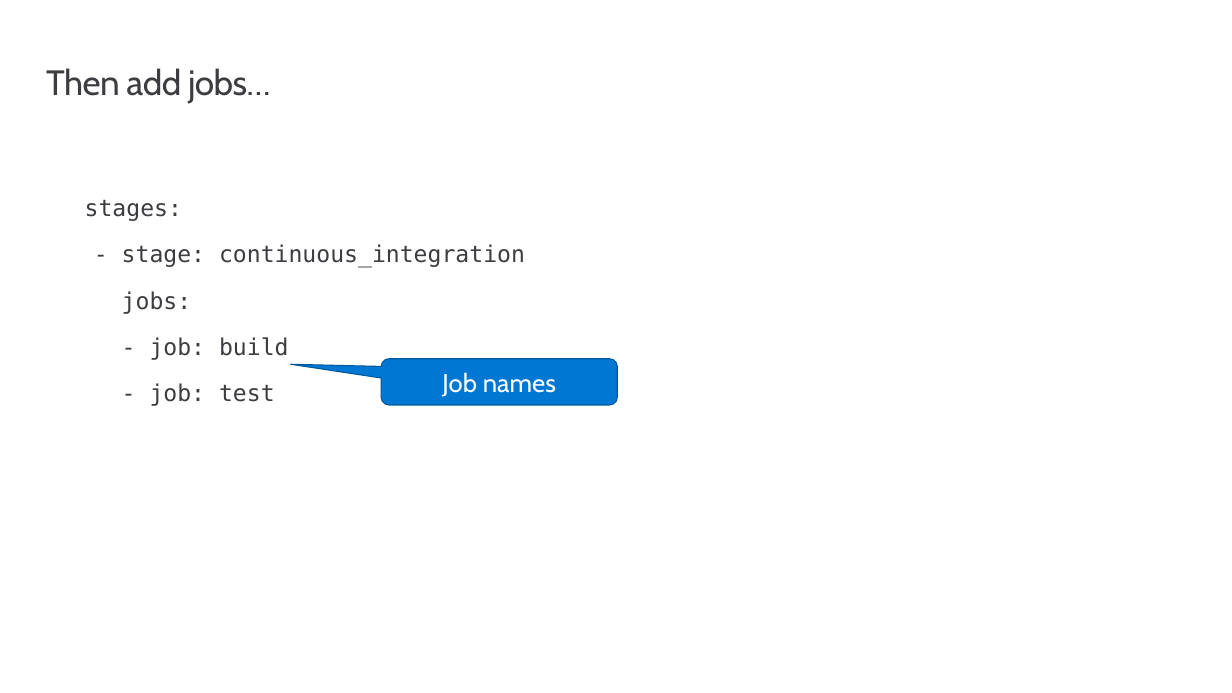
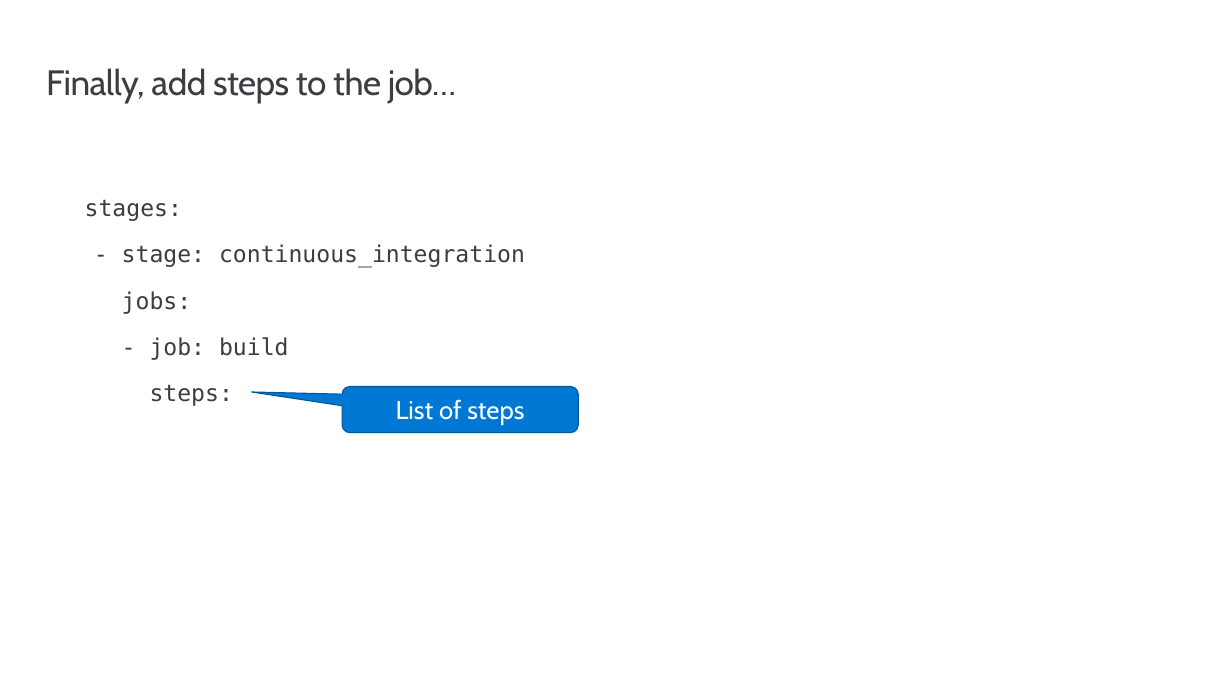
Before and after one commit to msusdev/Azure-pipelines-with-GitHub, a slide deck: slide 42 of Presentations/Introduction to Azure Pipelines/Introduction to Azure Pipelines.pptx (slide 39 before the commit). Drawn at 1232x693 pixels with LibreOffice and Linux fonts; fonts in the diff are those of the drawing; background and template pictures are left out. Boxes give left, top, right and bottom in pixels: in the first picture for what was removed or moved away, otherwise in the second. Text is boxed around its words. In the diff, an @@ line names an element or a change of style, - is before the commit and + after.

```diff
--- a/Presentations/Introduction to Azure Pipelines/Introduction to Azure Pipelines.pptx
+++ b/Presentations/Introduction to Azure Pipelines/Introduction to Azure Pipelines.pptx
@@ title at bbox=[46, 68, 456, 104]: text changed @@
-Then add jobs…
+Finally, add steps to the job…
@@ text at bbox=[150, 384, 233, 406]: text changed @@
-- job: test
+steps:
@@ rounded speech box "List of steps": place and size @@
-rounded speech box "List of steps" at bbox=[382, 359, 618, 405]
+rounded speech box "List of steps" at bbox=[342, 386, 579, 433]
@@ text in rounded speech box at bbox=[396, 399, 524, 425]: text changed @@
-Job names
+List of steps
```
Also in this commit, not shown: 6 other slides changed, 6 slides added.
